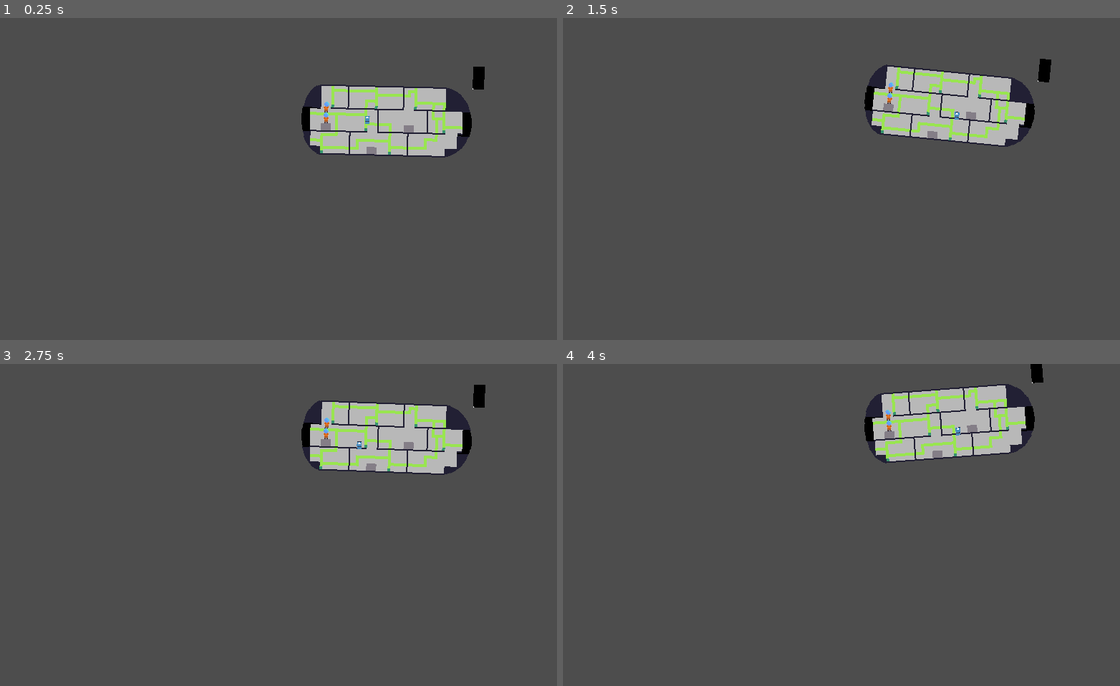
Above: before the commit, frames 1-4 (two rows, left to right).
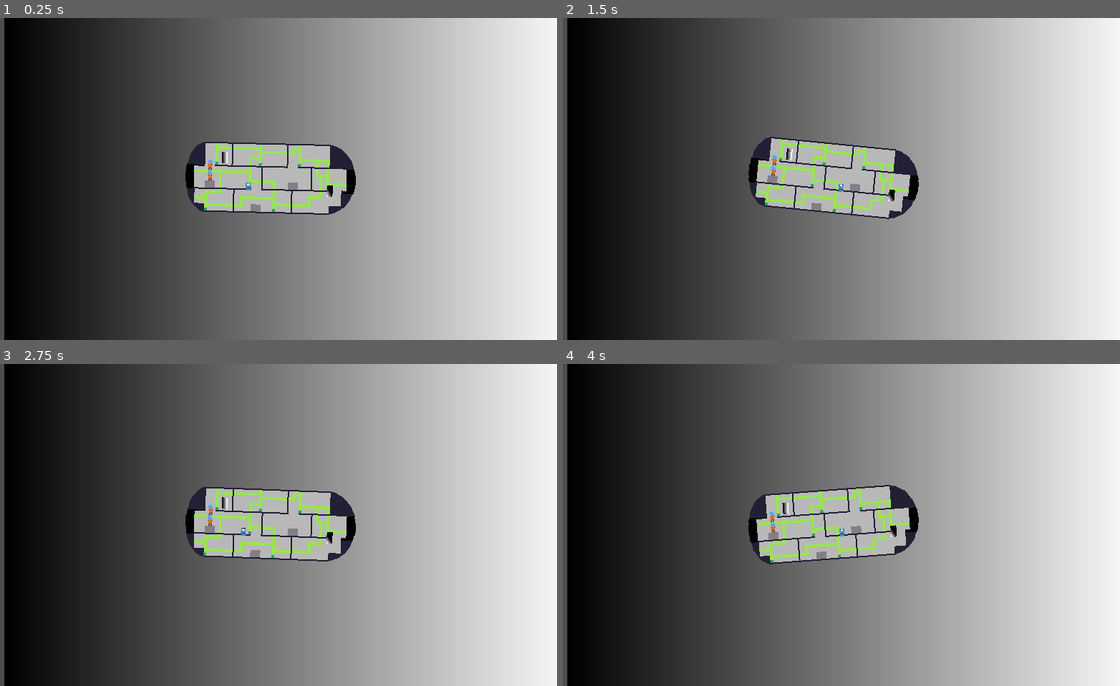
Above: after the commit, the same moments.

Repository: einmar/MalmoGameJam
Game: Godot game, scene res://scenes/sandbox/station_test.tscn
Same seed, same stepped clock (60 frames per second), same inputs: the game is played once before the commit and once after it. This scene is started directly instead of the project's main scene. The engine's default icon, where the game draws it, is replaced by a stand-in: a white triangle on a blue panel in a dark square.
Inputs:
- Up to frame 1 (0.25 s): no input
- Up to frame 2 (1.5 s): hold D (player1_right) from 0.53 s (still down); tap W (player1_up) at 0.77 s
- Up to frame 3 (2.75 s): tap W (player1_up) at 1.52 s; release D (player1_right) at 2.03 s; hold A (player1_left) from 2.03 s (still down)
- Up to frame 4 (4 s): release A (player1_left) at 2.78 s; hold D (player1_right) from 2.78 s (still down); tap W (player1_up) at 3.02, 3.77 s

The runs differ from the first frame. In frame 1, 79% of the frame differs, in the area x 0-100%, y 0-100%; in frame 2, 79%; in frame 3, 79%; in frame 4, 79%.
Error before the commit: Cannot call method 'get_viewport_rect' on a null value. (res://systems/game_manager.gd:30)

Commit message:
floating fortress

Diff:
--- a/scenes/sandbox/einars_sandbox.tscn
+++ b/scenes/sandbox/einars_sandbox.tscn
@@ -16,6 +16,7 @@
 [node name="Submarine" parent="." instance=ExtResource("2_8p02w")]
 position = Vector2(614, 147)
 collision_mask = 4
+max_vertical_speed = null
 
 [node name="Player2" parent="Submarine" instance=ExtResource("3_1hi0b")]
 position = Vector2(32, -25)
--- a/scenes/sandbox/station_test.tscn
+++ b/scenes/sandbox/station_test.tscn
@@ -1,32 +1,65 @@
-[gd_scene load_steps=6 format=3 uid="uid://s2yb75setg2x"]
+[gd_scene load_steps=12 format=3 uid="uid://s2yb75setg2x"]
 
 [ext_resource type="PackedScene" uid="uid://dvlqtssi4uvto" path="res://scenes/submarine/submarine.tscn" id="1_1wob4"]
 [ext_resource type="PackedScene" uid="uid://cjdqtege0ai7n" path="res://scenes/player/player.tscn" id="2_2ct8r"]
+[ext_resource type="Script" uid="uid://00vlrniyevw2" path="res://scenes/stations/horizontal_station.gd" id="3_m0a8x"]
 [ext_resource type="Script" uid="uid://dajmbm00s3t75" path="res://scenes/stations/vertical_station.gd" id="4_61oe3"]
+[ext_resource type="PackedScene" uid="uid://dlg4q8jwn3hii" path="res://scenes/camera/camera.tscn" id="4_m0a8x"]
 
-[sub_resource type="Gradient" id="Gradient_61oe3"]
+[sub_resource type="Gradient" id="Gradient_m0a8x"]
+
+[sub_resource type="GradientTexture2D" id="GradientTexture2D_b65lc"]
+gradient = SubResource("Gradient_m0a8x")
+width = 800
+height = 800
+
+[sub_resource type="Gradient" id="Gradient_b65lc"]
 
 [sub_resource type="GradientTexture2D" id="GradientTexture2D_m0a8x"]
-gradient = SubResource("Gradient_61oe3")
-width = 16
-height = 32
-fill_from = Vector2(0.022792, 0.951567)
+resource_local_to_scene = true
+gradient = SubResource("Gradient_b65lc")
+width = 8
+height = 16
+fill_from = Vector2(0.358974, 0.447293)
 fill_to = Vector2(0, 0.980057)
 
+[sub_resource type="Gradient" id="Gradient_1rmrp"]
+
+[sub_resource type="GradientTexture2D" id="GradientTexture2D_eda08"]
+gradient = SubResource("Gradient_1rmrp")
+width = 8
+height = 16
+
 [node name="StationTest" type="Node2D"]
+
+[node name="Sprite2D" type="Sprite2D" parent="."]
+position = Vector2(590, 27)
+texture = SubResource("GradientTexture2D_b65lc")
 
 [node name="Submarine" parent="." instance=ExtResource("1_1wob4")]
 position = Vector2(562, 149)
 
 [node name="Player" parent="Submarine" instance=ExtResource("2_2ct8r")]
-position = Vector2(-25, -31)
+position = Vector2(-31, 10)
 
-[node name="base_station" type="Node2D" parent="Submarine" node_paths=PackedStringArray("submarine")]
+[node name="horizontal_sub_controller2" type="Node2D" parent="Submarine" node_paths=PackedStringArray("submarine")]
+position = Vector2(83, 15)
+script = ExtResource("3_m0a8x")
+submarine = NodePath("..")
+
+[node name="visual" type="Node2D" parent="Submarine/horizontal_sub_controller2"]
+
+[node name="control" type="Sprite2D" parent="Submarine/horizontal_sub_controller2/visual"]
+texture = SubResource("GradientTexture2D_m0a8x")
+
+[node name="vertical_sub_controller" type="Node2D" parent="Submarine" node_paths=PackedStringArray("submarine")]
+position = Vector2(-65, -28)
 script = ExtResource("4_61oe3")
 submarine = NodePath("..")
 
-[node name="visual" type="Node2D" parent="Submarine/base_station"]
+[node name="visual" type="Node2D" parent="Submarine/vertical_sub_controller"]
 
-[node name="control" type="Sprite2D" parent="Submarine/base_station/visual"]
-position = Vector2(127, -64)
-texture = SubResource("GradientTexture2D_m0a8x")
+[node name="control" type="Sprite2D" parent="Submarine/vertical_sub_controller/visual"]
+texture = SubResource("GradientTexture2D_eda08")
+
+[node name="Camera2D" parent="Submarine" instance=ExtResource("4_m0a8x")]
--- a/scenes/sandbox/station_tester.tscn
+++ b/scenes/sandbox/station_tester.tscn
@@ -1,7 +1,8 @@
-[gd_scene load_steps=5 format=3 uid="uid://bypfhsklcsg7p"]
+[gd_scene load_steps=6 format=3 uid="uid://cxk76n3dpo6mg"]
 
 [ext_resource type="PackedScene" uid="uid://dvlqtssi4uvto" path="res://scenes/submarine/submarine.tscn" id="1_104on"]
 [ext_resource type="PackedScene" uid="uid://cjdqtege0ai7n" path="res://scenes/player/player.tscn" id="2_ggqku"]
+[ext_resource type="PackedScene" uid="uid://dlg4q8jwn3hii" path="res://scenes/camera/camera.tscn" id="3_eus4f"]
 
 [sub_resource type="Gradient" id="Gradient_ggqku"]
 colors = PackedColorArray(0, 0.541176, 0, 1, 1, 1, 1, 1)
@@ -28,3 +29,5 @@
 
 [node name="Player" parent="Submarine" instance=ExtResource("2_ggqku")]
 position = Vector2(10.5001, -32.4999)
+
+[node name="Camera2D" parent="Submarine" instance=ExtResource("3_eus4f")]
--- /dev/null
+++ b/scenes/stations/horizontal_station.gd
@@ -0,0 +1,13 @@
+extends BaseStation
+
+@export var submarine: Submarine
+func _ready() -> void:
+	pass
+
+
+func control_station(delta) -> void:
+	var val = Input.get_axis(_player.input_key("left"), _player.input_key("right"))
+
+	submarine.set_dir(val, true)
+
+	super(delta)
--- a/scenes/stations/vertical_station.gd
+++ b/scenes/stations/vertical_station.gd
@@ -3,3 +3,11 @@
 @export var submarine: Submarine
 func _ready() -> void:
 	pass
+
+
+func control_station(delta) -> void:
+	var val = Input.get_axis(_player.input_key("up"), _player.input_key("down"))
+
+	submarine.set_dir(val, false)
+
+	super(delta)
--- a/scenes/submarine/submarine.gd
+++ b/scenes/submarine/submarine.gd
@@ -10,52 +10,47 @@
 var timer: float = 0.0
 var turbulence: float = 1.0
 var tilt_damping: float = 10.0
+var direction: Vector2 = Vector2.ZERO
 
 const SPEED = 300.0
 const JUMP_VELOCITY = -400.0
 
 var stations: Array[BaseStation] = []
 func _ready() -> void:
-	GameManager.submarine = self
-	for child in get_children():
-		if child is BaseStation:
-			stations.append(child)
+    GameManager.submarine = self
+    for child in get_children():
+        if child is BaseStation:
+            stations.append(child)
 
-	print(stations)
 
 func _physics_process(delta: float) -> void:
-	timer += delta
-	# Add the gravity.
-	if not is_on_floor():
-		velocity += Vector2(get_gravity().x, get_gravity().y - buoyancy) * delta
-	if Input.is_action_just_pressed("player{i}_use".format({"i":player_index})):
-		is_steering = not is_steering
+    timer += delta
+    # Add the gravity.
+    if not is_on_floor():
+        velocity += Vector2(get_gravity().x, get_gravity().y - buoyancy) * delta
 
-	if is_steering:
-		var direction:= Vector2(Input.get_axis(
-				"player{i}_left".format({"i":player_index}),
-				"player{i}_right".format({"i":player_index}),
-			),
-			Input.get_axis(
-				"player{i}_up".format({"i":player_index}),
-				"player{i}_down".format({"i":player_index}),
-			),
-		)
-		velocity += direction * speed * delta
-	velocity.x = clamp(velocity.x, -max_vertical_speed, max_vertical_speed)
-	rotation = deg_to_rad(velocity.x / tilt_damping) + sin(timer * turbulence)/tilt_damping
+    velocity += direction * speed * delta
+    velocity.x = clamp(velocity.x, -max_vertical_speed, max_vertical_speed)
+    rotation = deg_to_rad(velocity.x / tilt_damping) + sin(timer * turbulence)/tilt_damping
 
 
-	move_and_slide()
+    move_and_slide()
+    direction = Vector2.ZERO
+
+func set_dir(val, is_x):
+    if is_x:
+        direction.x = val
+    else:
+         direction.y = val
 
 func get_station(pos: Vector2, radius: float) -> BaseStation:
 
-	var closest_station = null
-	var d: float = INF
-	for station in stations:
-		var dist: float = pos.distance_to(station.transform.get_origin())
-		if dist < radius and dist < d:
-			d = dist
-			closest_station = station
+    var closest_station = null
+    var d: float = INF
+    for station in stations:
+        var dist: float = pos.distance_to(station.transform.get_origin())
+        if dist < radius and dist < d:
+            d = dist
+            closest_station = station
 
-	return closest_station
+    return closest_station
--- a/systems/game_manager.gd
+++ b/systems/game_manager.gd
@@ -12,56 +12,41 @@
 
 ############ Initialize ############
 func _ready() -> void:
-	current_depth_resource = load("res://resources/0_depth.tres")
-	call_deferred("level_setup")
+    current_depth_resource = load("res://resources/0_depth.tres")
+    call_deferred("level_setup")
 
 func level_setup() -> void:
-	enemy_spawn_timer = Timer.new()
-	scene_root_node = get_tree().current_scene
-	scene_root_node.add_child(enemy_spawn_timer)
-	enemy_spawn_timer.timeout.connect(spawn_enemy)
-	enemy_spawn_timer.start(current_depth_resource.enemy_spawn_cooldown)
+    enemy_spawn_timer = Timer.new()
+    scene_root_node = get_tree().current_scene
+    scene_root_node.add_child(enemy_spawn_timer)
+    enemy_spawn_timer.timeout.connect(spawn_enemy)
+    enemy_spawn_timer.start(current_depth_resource.enemy_spawn_cooldown)
 
 
 ############ Enemy Logic ############
 
 func spawn_enemy():
-	var spawn_side = randi_range(0,3)
-	var camera_size = main_camera.get_viewport_rect().size * main_camera.zoom
-	var camera_rect = [main_camera.get_screen_center_position().x - camera_size.x / 2,
-					main_camera.get_screen_center_position().y - camera_size.y / 2,
-					main_camera.get_screen_center_position().x + camera_size.x / 2,
-					main_camera.get_screen_center_position().y + camera_size.y / 2]
-	#print(camera_rect)
-	match spawn_side:
-		0:
-			# left side of the screen
-			pass
-		1:
-			# top side of the screen
-			pass
-		2:
-			# right side of the screen
-			pass
-		3:
-			# bottom side of the screen
-			pass
+    var spawn_side = randi_range(0,3)
+    #var camera_size = player.get_viewport_rect().size * main_camera.zoom
+    #var camera_rect = Rect2(main_camera.get_camera_screen_center() - camera_size / 2, camera_size)
+    #print(camera_rect)
+
 
 
 ############ Global references ############
 func add(key: String, value):
-	references[key] = value
+    references[key] = value
 
 func remove(key: String):
-	if references.has(key):
-		references.erase(key)
-		return true
-	return false
+    if references.has(key):
+        references.erase(key)
+        return true
+    return false
 
 func clear_references():
-	references.clear()
+    references.clear()
 
 func fetch(key):
-	if references.has(key):
-		return references[key]
-	return null
+    if references.has(key):
+        return references[key]
+    return null
Not shown, added: scenes/stations/horizontal_station.gd.uid
